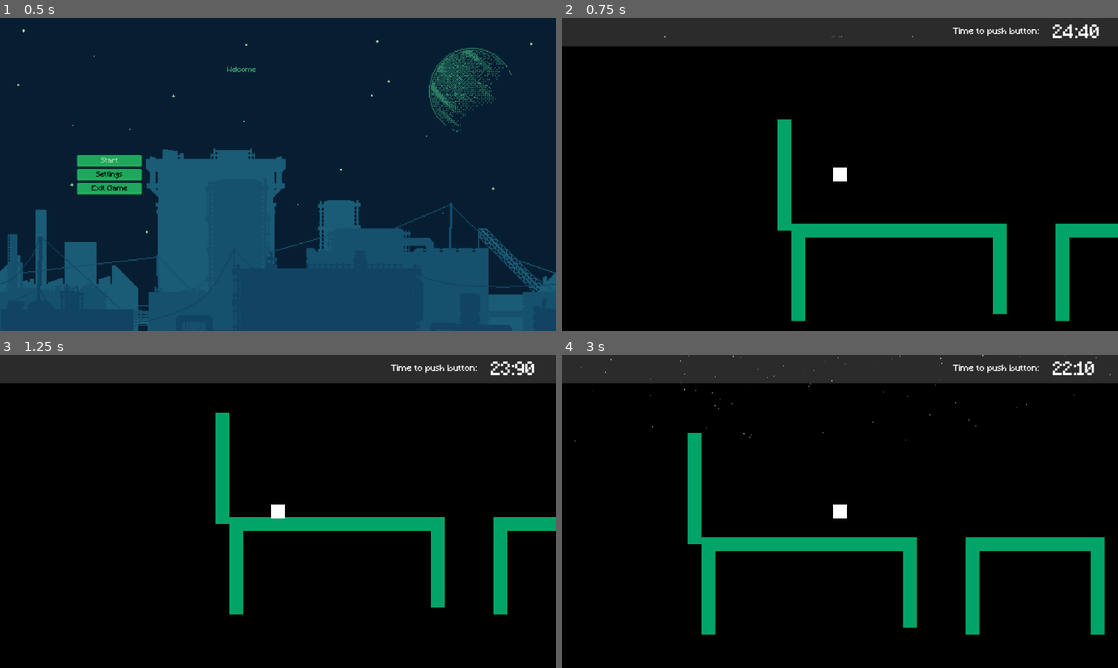
Above: before the commit, frames 1-4 (two rows, left to right).
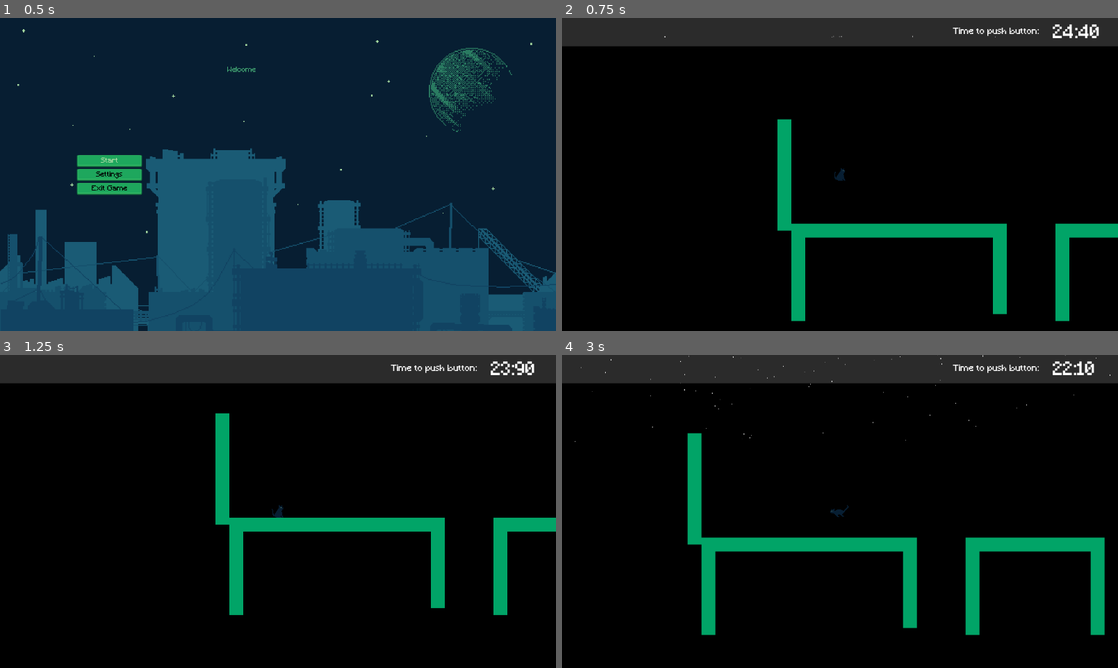
Above: after the commit, the same moments.

Repository: DEVizzent/mermelada-jam-2023
Game: Godot game, scene res://Inicio/StartMenu.tscn
The game is run twice, just before and just after one commit, with the same random seed, the same clock (stepped at 60 frames per second) and the same inputs.
Inputs (mouse positions are in pixels of both pictures, inside the frame that each line leads up to):
- Up to frame 1 (0.5 s): no input
- Up to frame 2 (0.75 s): click "Start" at 0.5 s
- Up to frame 3 (1.25 s): no input
- Up to frame 4 (3 s): tap Enter (ui_accept) at 1.25, 1.35, 1.52, 1.82, 2.85 s; move the mouse to (962, 495) at 1.27 s; hold Right (ui_right) 1.28-2 s; click (962, 495) at 1.42 s; drag from (728, 527) to (878, 445) at 2.02 s; move the mouse to (895, 442) at 2.77 s; hold Left (ui_left) from 2.78 s (still down)

Frame 1 is identical in both runs. In frame 2, 0.1% of the frame differs, in the area x 48-52%, y 47-53%; in frame 3, 0.3%; in frame 4, 0.5%, in the area x 2-99%, y 0-90%.

Commit message:
Animación gato incial

Diff:
--- a/Player/Player.gd
+++ b/Player/Player.gd
@@ -25,12 +25,24 @@
 		return
 	if Input.is_action_just_pressed("ui_accept") and is_on_floor():
 		velocity.y = JUMP_VELOCITY
+		$AnimatedSprite2D.play("jump")
 	var direction = Input.get_axis("ui_left", "ui_right")
 	if direction:
 		velocity.x = direction * SPEED
 	else:
 		velocity.x = move_toward(velocity.x, 0, SPEED)
 
+	if Input.is_action_pressed("ui_left") && is_on_floor():
+		$AnimatedSprite2D.flip_h = true
+		$AnimatedSprite2D.play("run")
+
+	if Input.is_action_pressed("ui_right") && is_on_floor():
+		$AnimatedSprite2D.flip_h = false
+		$AnimatedSprite2D.play("run")
+
+	if !Input.is_anything_pressed():
+		$AnimatedSprite2D.play("idle")
+
 func _blockPlayerMovement()->void:
 	velocity.x = 0
 	isPlayerMovementBlocked = true
--- a/Player/Player.tscn
+++ b/Player/Player.tscn
@@ -1,20 +1,215 @@
-[gd_scene load_steps=4 format=3 uid="uid://c71545ntm6a25"]
+[gd_scene load_steps=32 format=3 uid="uid://c71545ntm6a25"]
 
 [ext_resource type="Texture2D" uid="uid://db18t4hs7yvg0" path="res://Player/player.png" id="1_fgi2q"]
 [ext_resource type="Script" path="res://Player/Player.gd" id="1_jp80u"]
+[ext_resource type="Texture2D" uid="uid://c01pn4s5jow3y" path="res://Player/Sprites/idle.png" id="3_gc34y"]
+[ext_resource type="Texture2D" uid="uid://cimakeeym1fmm" path="res://Player/Sprites/running.png" id="3_isy45"]
+[ext_resource type="Texture2D" uid="uid://tpv64vn05nvs" path="res://Player/Sprites/jumping.png" id="4_u7pp5"]
 
 [sub_resource type="RectangleShape2D" id="RectangleShape2D_mcoms"]
-size = Vector2(26, 26)
+size = Vector2(26, 27)
+
+[sub_resource type="AtlasTexture" id="AtlasTexture_4h12y"]
+atlas = ExtResource("3_gc34y")
+region = Rect2(5, 0, 27, 40)
+
+[sub_resource type="AtlasTexture" id="AtlasTexture_aqajw"]
+atlas = ExtResource("3_gc34y")
+region = Rect2(45, 0, 27, 40)
+
+[sub_resource type="AtlasTexture" id="AtlasTexture_e5nr8"]
+atlas = ExtResource("3_gc34y")
+region = Rect2(85, 0, 27, 40)
+
+[sub_resource type="AtlasTexture" id="AtlasTexture_m0dlh"]
+atlas = ExtResource("3_gc34y")
+region = Rect2(125, 0, 27, 40)
+
+[sub_resource type="AtlasTexture" id="AtlasTexture_464vu"]
+atlas = ExtResource("3_gc34y")
+region = Rect2(165, 0, 27, 40)
+
+[sub_resource type="AtlasTexture" id="AtlasTexture_rk2oc"]
+atlas = ExtResource("3_gc34y")
+region = Rect2(205, 0, 27, 40)
+
+[sub_resource type="AtlasTexture" id="AtlasTexture_ucxed"]
+atlas = ExtResource("3_gc34y")
+region = Rect2(245, 0, 27, 40)
+
+[sub_resource type="AtlasTexture" id="AtlasTexture_xcncl"]
+atlas = ExtResource("3_gc34y")
+region = Rect2(285, 0, 27, 40)
+
+[sub_resource type="AtlasTexture" id="AtlasTexture_msrjo"]
+atlas = ExtResource("3_gc34y")
+region = Rect2(325, 0, 27, 40)
+
+[sub_resource type="AtlasTexture" id="AtlasTexture_ixoa6"]
+atlas = ExtResource("3_gc34y")
+region = Rect2(365, 0, 27, 40)
+
+[sub_resource type="AtlasTexture" id="AtlasTexture_c34lr"]
+atlas = ExtResource("3_gc34y")
+region = Rect2(405, 0, 27, 40)
+
+[sub_resource type="AtlasTexture" id="AtlasTexture_c5tng"]
+atlas = ExtResource("3_gc34y")
+region = Rect2(445, 0, 27, 40)
+
+[sub_resource type="AtlasTexture" id="AtlasTexture_f3c7e"]
+atlas = ExtResource("4_u7pp5")
+region = Rect2(44, 0, 44, 40)
+
+[sub_resource type="AtlasTexture" id="AtlasTexture_d3eso"]
+atlas = ExtResource("4_u7pp5")
+region = Rect2(88, 0, 44, 40)
+
+[sub_resource type="AtlasTexture" id="AtlasTexture_cofvn"]
+atlas = ExtResource("4_u7pp5")
+region = Rect2(132, 0, 44, 40)
+
+[sub_resource type="AtlasTexture" id="AtlasTexture_lphrs"]
+atlas = ExtResource("4_u7pp5")
+region = Rect2(176, 0, 44, 40)
+
+[sub_resource type="AtlasTexture" id="AtlasTexture_t1jkf"]
+atlas = ExtResource("4_u7pp5")
+region = Rect2(220, 0, 44, 40)
+
+[sub_resource type="AtlasTexture" id="AtlasTexture_rs23k"]
+atlas = ExtResource("4_u7pp5")
+region = Rect2(264, 0, 44, 40)
+
+[sub_resource type="AtlasTexture" id="AtlasTexture_ph70f"]
+atlas = ExtResource("3_isy45")
+region = Rect2(0, 3, 44, 31)
+
+[sub_resource type="AtlasTexture" id="AtlasTexture_uujyo"]
+atlas = ExtResource("3_isy45")
+region = Rect2(44, 3, 44, 31)
+
+[sub_resource type="AtlasTexture" id="AtlasTexture_vk2p0"]
+atlas = ExtResource("3_isy45")
+region = Rect2(88, 3, 44, 31)
+
+[sub_resource type="AtlasTexture" id="AtlasTexture_spjun"]
+atlas = ExtResource("3_isy45")
+region = Rect2(132, 3, 44, 31)
+
+[sub_resource type="AtlasTexture" id="AtlasTexture_pbrl6"]
+atlas = ExtResource("3_isy45")
+region = Rect2(176, 3, 44, 31)
+
+[sub_resource type="AtlasTexture" id="AtlasTexture_yur8a"]
+atlas = ExtResource("3_isy45")
+region = Rect2(220, 3, 44, 31)
+
+[sub_resource type="SpriteFrames" id="SpriteFrames_y10sk"]
+animations = [{
+"frames": [{
+"duration": 1.0,
+"texture": SubResource("AtlasTexture_4h12y")
+}, {
+"duration": 1.0,
+"texture": SubResource("AtlasTexture_aqajw")
+}, {
+"duration": 1.0,
+"texture": SubResource("AtlasTexture_e5nr8")
+}, {
+"duration": 1.0,
+"texture": SubResource("AtlasTexture_m0dlh")
+}, {
+"duration": 1.0,
+"texture": SubResource("AtlasTexture_464vu")
+}, {
+"duration": 1.0,
+"texture": SubResource("AtlasTexture_rk2oc")
+}, {
+"duration": 1.0,
+"texture": SubResource("AtlasTexture_ucxed")
+}, {
+"duration": 1.0,
+"texture": SubResource("AtlasTexture_xcncl")
+}, {
+"duration": 1.0,
+"texture": SubResource("AtlasTexture_msrjo")
+}, {
+"duration": 1.0,
+"texture": SubResource("AtlasTexture_ixoa6")
+}, {
+"duration": 1.0,
+"texture": SubResource("AtlasTexture_c34lr")
+}, {
+"duration": 1.0,
+"texture": SubResource("AtlasTexture_c5tng")
+}],
+"loop": true,
+"name": &"idle",
+"speed": 10.0
+}, {
+"frames": [{
+"duration": 1.0,
+"texture": SubResource("AtlasTexture_f3c7e")
+}, {
+"duration": 1.0,
+"texture": SubResource("AtlasTexture_d3eso")
+}, {
+"duration": 0.5,
+"texture": SubResource("AtlasTexture_cofvn")
+}, {
+"duration": 0.5,
+"texture": SubResource("AtlasTexture_lphrs")
+}, {
+"duration": 0.5,
+"texture": SubResource("AtlasTexture_t1jkf")
+}, {
+"duration": 1.0,
+"texture": SubResource("AtlasTexture_rs23k")
+}],
+"loop": false,
+"name": &"jump",
+"speed": 10.0
+}, {
+"frames": [{
+"duration": 1.0,
+"texture": SubResource("AtlasTexture_ph70f")
+}, {
+"duration": 1.0,
+"texture": SubResource("AtlasTexture_uujyo")
+}, {
+"duration": 1.0,
+"texture": SubResource("AtlasTexture_vk2p0")
+}, {
+"duration": 1.0,
+"texture": SubResource("AtlasTexture_spjun")
+}, {
+"duration": 1.0,
+"texture": SubResource("AtlasTexture_pbrl6")
+}, {
+"duration": 1.0,
+"texture": SubResource("AtlasTexture_yur8a")
+}],
+"loop": true,
+"name": &"run",
+"speed": 15.0
+}]
 
 [node name="Player" type="CharacterBody2D"]
 collision_mask = 8
 script = ExtResource("1_jp80u")
 
 [node name="Sprite2D" type="Sprite2D" parent="."]
+visible = false
 scale = Vector2(2, 2)
 texture = ExtResource("1_fgi2q")
 
 [node name="Camera2D" type="Camera2D" parent="."]
 
 [node name="CollisionShape2D" type="CollisionShape2D" parent="."]
+position = Vector2(0, 0.5)
 shape = SubResource("RectangleShape2D_mcoms")
+
+[node name="AnimatedSprite2D" type="AnimatedSprite2D" parent="."]
+sprite_frames = SubResource("SpriteFrames_y10sk")
+animation = &"idle"
Binary file added: Player/Sprites/idle.png
Not shown, added: Player/Sprites/idle.png.import
Binary file added: Player/Sprites/jumping.png
Not shown, added: Player/Sprites/jumping.png.import
Binary file added: Player/Sprites/running.png
Not shown, added: Player/Sprites/running.png.import
